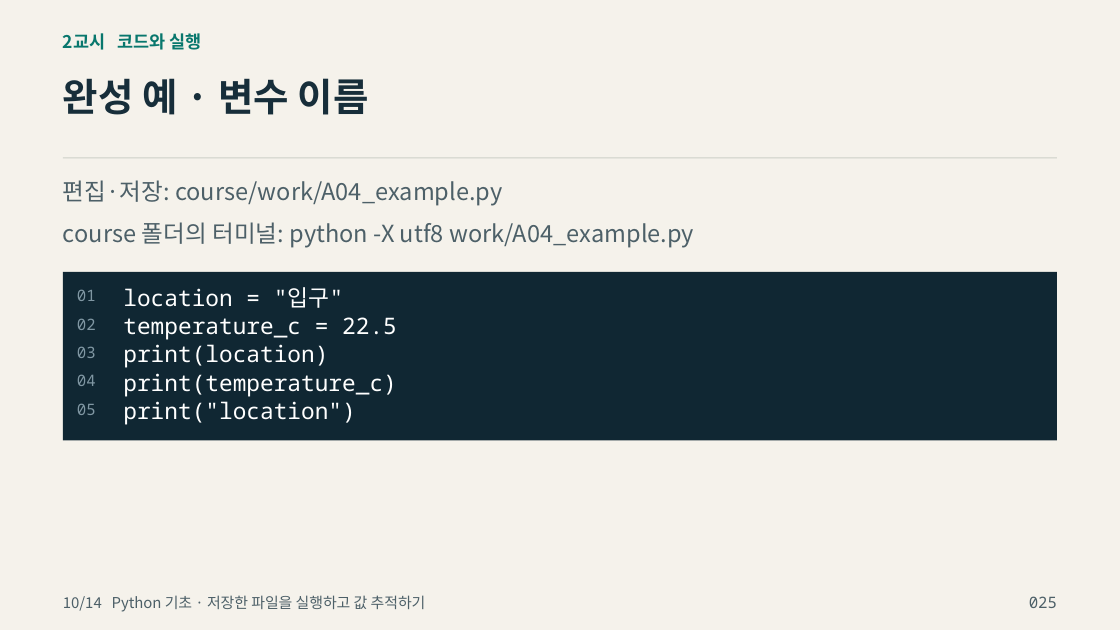
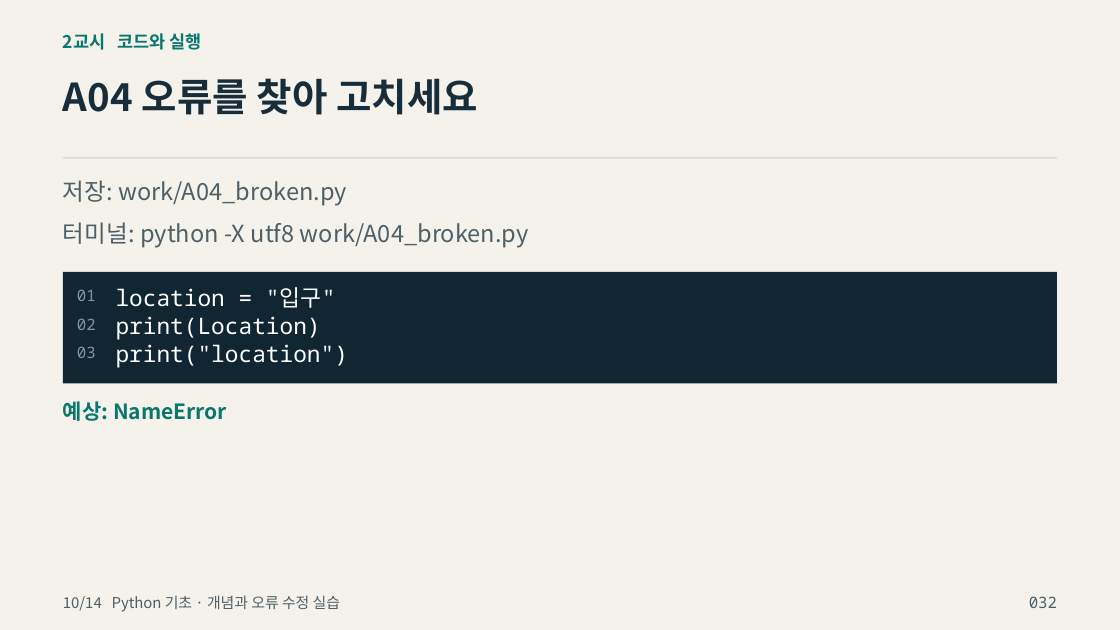
Before and after one commit to zeusk302-png/kdigital-physical-ai, a slide deck: slide 32 of downloads/2026-10-14/readable-slides.pptx (slide 25 before the commit). Drawn at 1120x630 pixels with LibreOffice and Linux fonts; fonts in the diff are those of the drawing; background and template pictures are left out. Boxes give left, top, right and bottom in pixels: in the first picture for what was removed or moved away, otherwise in the second. Text is boxed around its words. In the diff, an @@ line names an element or a change of style, - is before the commit and + after.

Commit message:
Expand beginner Python concepts and synchronize teaching deck

```diff
--- a/downloads/2026-10-14/readable-slides.pptx
+++ b/downloads/2026-10-14/readable-slides.pptx
@@ text at (63,78,478,115): text changed @@
-완성 예 · 변수 이름
+A04 오류를 찾아 고치세요
@@ text at (63,180,347,206): text changed @@
-편집·저장: course/work/A04_example.py
+저장: work/A04_broken.py
@@ text at (63,222,529,248): text changed @@
-course 폴더의 터미널: python -X utf8 work/A04_example.py
+터미널: python -X utf8 work/A04_broken.py
@@ rectangle: place and size @@
-rectangle at (63,272,1057,441)
+rectangle at (63,272,1057,384)
@@ text "location = "입구"": place and size @@
-text "location = "입구"" at (123,287,344,308)
+text "location = "입구"" at (116,287,336,308)
@@ text at (116,316,321,340): text changed @@
-print("location")
+print(Location)
@@ text removed at (123,317,397,340) @@
-temperature_c = 22.5
@@ text at (116,344,348,368): text changed @@
-print(location)
+print("location")
@@ text removed at (77,375,96,386) @@
-04
@@ text removed at (123,373,396,397) @@
-print(temperature_c)
@@ text added at (63,401,227,421), 18 pt, text #08776D, bold @@
+예상: NameError
@@ text removed at (77,404,96,415) @@
-05
@@ text at (63,595,340,612): text changed @@
-10/14 Python 기초 · 저장한 파일을 실행하고 값 추적하기
+10/14 Python 기초 · 개념과 오류 수정 실습
@@ text at (1029,596,1057,608): text changed @@
-025
+032
```
Also in this commit, not shown: 76 other slides changed, 46 slides added, 40 slides removed, 18 other files.
